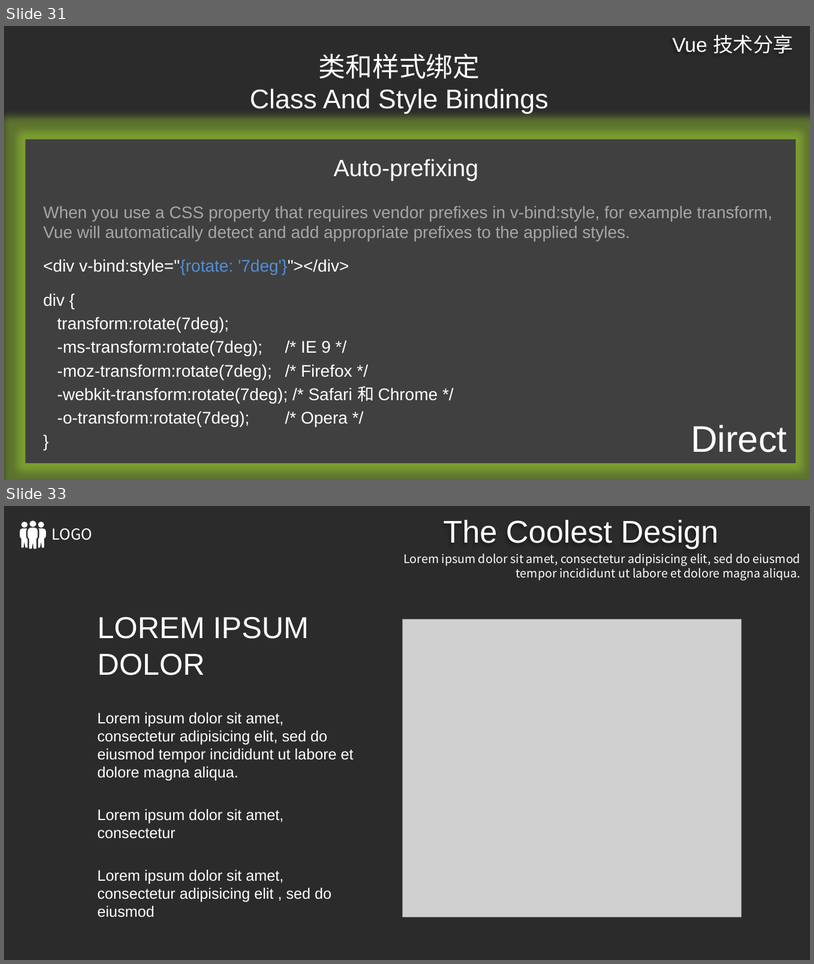
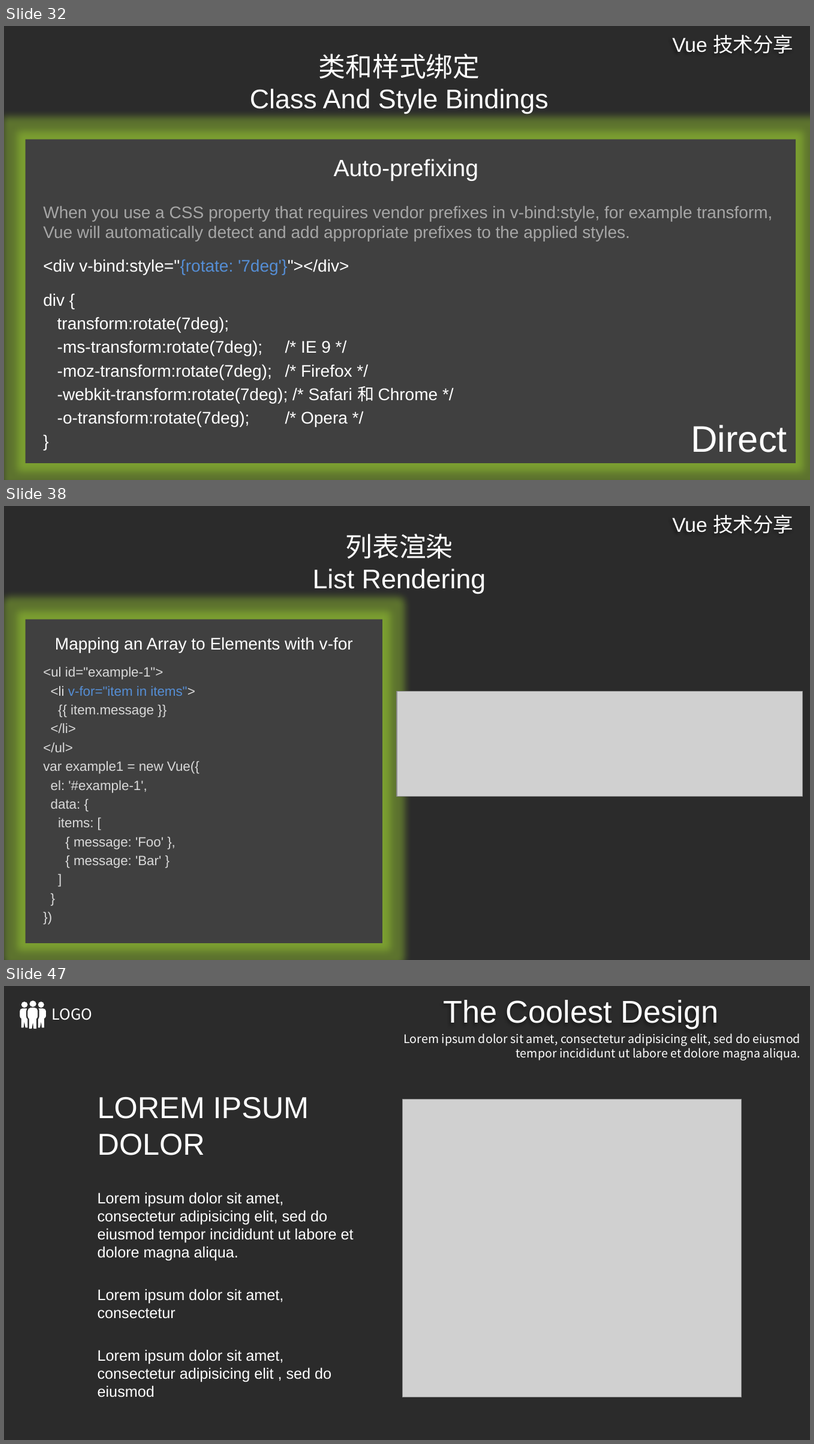
Before and after one commit to ldjdd/traing-library, a slide deck: vue/演示文稿.pptx. Shown one above the other, each under a label of ours: slides 31 and 33 before the commit, slides 32, 38 and 47 after it; the slides between them are not shown. The pictures are 814x964 and 814x1444 pixels, drawn with LibreOffice and Linux fonts; fonts in the diff are those of the drawing; grey boxes stand for pictures; background and template pictures are left out; a plain dark background stands for a picture behind light text. Boxes give left, top, right and bottom in pixels: in the first picture for what was removed or moved away, otherwise in the second. Text is boxed around its words. In the diff, an @@ line names an element or a change of style, - is before the commit and + after.

```diff
--- a/vue/演示文稿.pptx
+++ b/vue/演示文稿.pptx
@@ slide 38 added at box(4, 506, 810, 960), background picture (left out); not listed: 1 template element that a slide beside it also shows @@
@@ title added at box(313, 534, 486, 594), 32 pt, text #FFFFFF @@
+列表渲染
+List Rendering
@@ rectangle added at box(25, 619, 382, 943), fill #404040 @@
@@ text added at box(55, 637, 353, 652), 20 pt, text #FFFFFF @@
+Mapping an Array to Elements with v-for
@@ text added at box(43, 667, 200, 868), 16 pt, text #D9D9D9 @@
+<ul id="example-1">
+<li v-for="item in items">
+{{ item.message }}
+</li>
+</ul>
+var example1 = new Vue({
+el: '#example-1',
+data: {
+items: [
+{ message: 'Foo' },
+{ message: 'Bar' }
+]
+}
+})
@@ picture added at box(397, 691, 803, 796) @@
@@ what was slide 31 is now slide 32 @@
@@ what was slide 33 is now slide 47 @@
```
Also in this commit, not shown: 1 slide changed, 14 other slides added, 1 slide removed.
